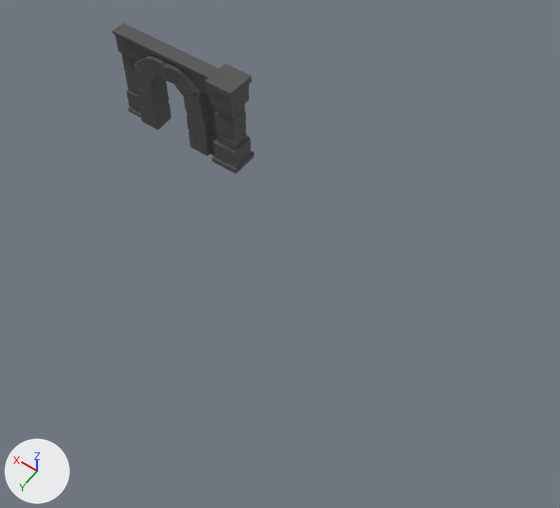
One commit to the Blender file Modular Dungeon/Barrel.blend: the scene before it, then after it.
Rendered twice from a 50 mm camera at (-5.76, 12.66, 16.56) aimed at (1.1, 3.06, 1.48). Arrows for +X, +Y and +Z are at lower left; the lights stay in place.
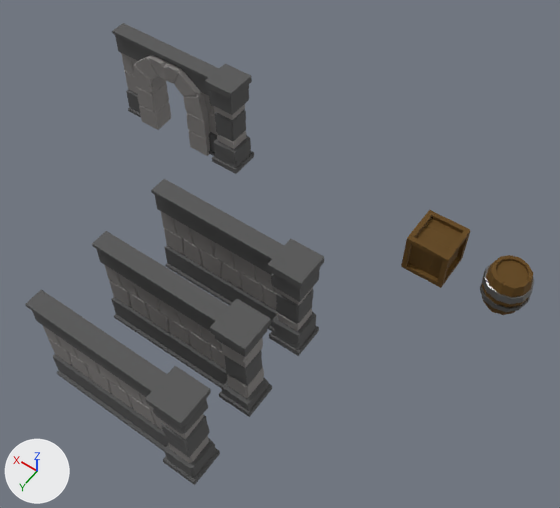
Location of each change, (x1, y1, x2, y2) in pixels of the pictures (560 x 508 px):
'Cube', shown
    after: (92, 231, 272, 417)
'Cube.003', shown
    after: (151, 179, 324, 356)
'Cube.005', shown
    after: (25, 290, 220, 485)
'Crate', shown
    after: (401, 210, 470, 288)
'Barrel', shown
    after: (480, 255, 535, 315)
part 1 of me_cube_005, recoloured
    both: (121, 53, 246, 156)
part 2 of me_cube_007, recoloured
    after: (43, 326, 209, 463)

The change in detail:
Material 'grey light' (mat_grey_light) is new.
Its base color is (0.257, 0.245, 0.237) (grey #8b8886).
Its roughness is 0.804.
me_cube_005 has 746 vertices, 589 faces and spans x -0.46..4.0, y -0.45..0.45, z -1.55..1.54.
me_cube_005 is used by ob_cube_002; location (5.0, 0.0, 1.5).
me_cube_005 part 1: 452 of the faces centred in x -0.31..3.98, y -0.34..0.32, z -1.37..1.26 switch from mat_grey (dark grey #565656) to mat_grey_light (grey #8b8886).
me_cube_007 has 556 vertices, 441 faces and spans x -0.45..4.0, y -0.46..0.45, z -1.5..1.54.
me_cube_007 is used by ob_cube_005; location (0.0, 8.0, 1.5).
me_cube_007 part 2: 301 of the faces centred in x -0.31..3.98, y -0.31..0.31, z -0.83..0.82 switch from mat_grey (dark grey #565656) to mat_grey_light (grey #8b8886).
Object 'Barrel' (ob_barrel) is now shown.
Object 'Crate' (ob_crate) is now shown.
Object 'Cube' (ob_cube) is now shown.
Object 'Cube.003' (ob_cube_003) is now shown.
Object 'Cube.005' (ob_cube_005) is now shown.
